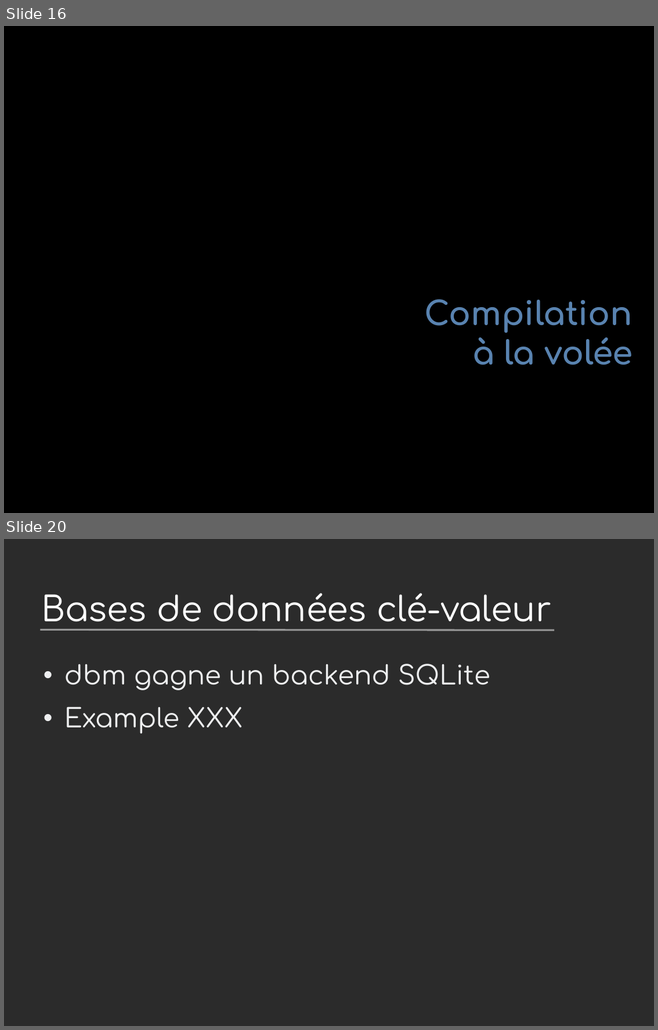
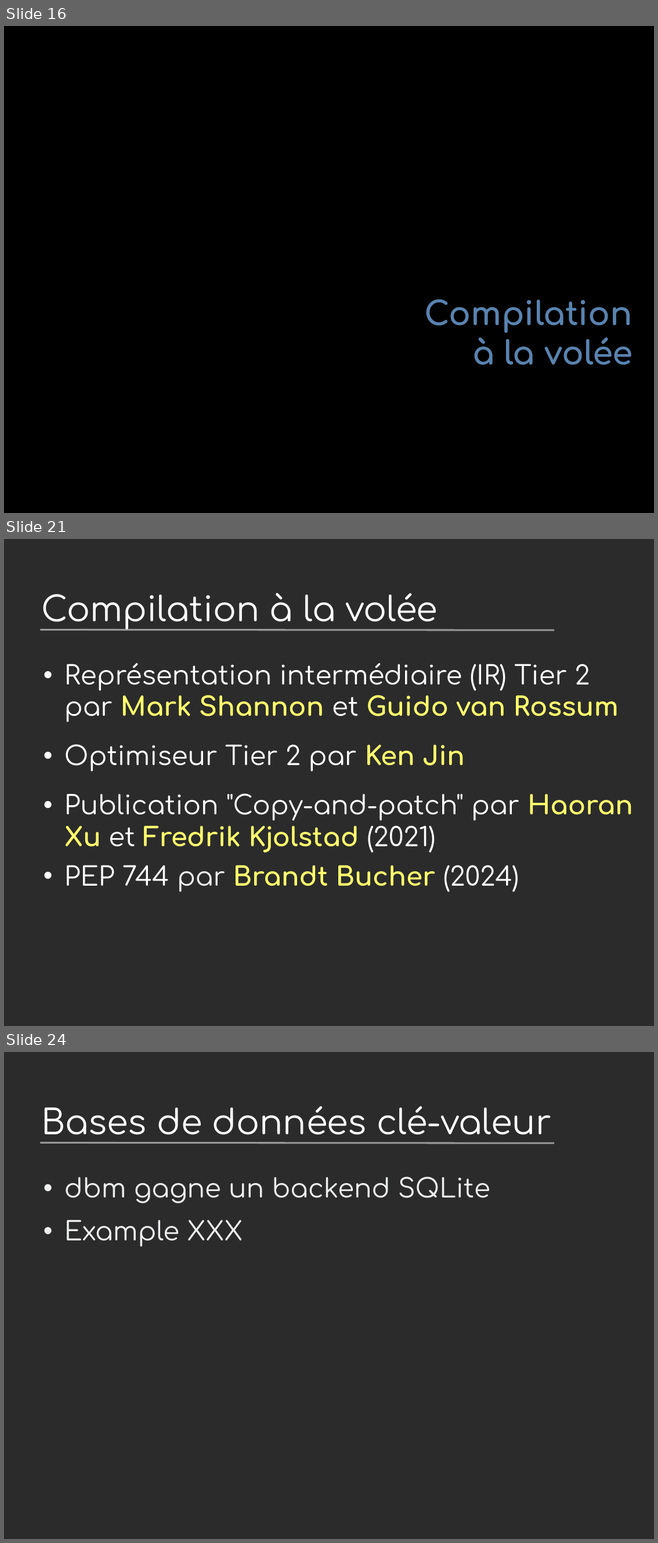
Before and after one commit to vstinner/talks, a slide deck: 2024-PyconFR/nouveautes_python3.13.odp. Shown one above the other, each under a label of ours: slides 16 and 20 before the commit, slides 16, 21 and 24 after it; the slides between them are not shown. The pictures are 658x1030 and 658x1543 pixels, drawn with LibreOffice and Linux fonts; fonts in the diff are those of the drawing; background and template pictures are left out; a plain dark background stands for a picture behind light text. Boxes give left, top, right and bottom in pixels: in the first picture for what was removed or moved away, otherwise in the second. Text is boxed around its words. In the diff, an @@ line names an element or a change of style, - is before the commit and + after.

```diff
--- a/2024-PyconFR/nouveautes_python3.13.odp
+++ b/2024-PyconFR/nouveautes_python3.13.odp
@@ slide 21 added at [4, 539, 654, 1026], background picture (left out); not listed: 1 template element that a slide beside it also shows @@
@@ title added at [41, 593, 438, 630], 42 pt, text #FFFFFF @@
+Compilation à la volée
@@ text added at [64, 663, 633, 892], 32 pt, text #FFFFFF @@
+• Représentation intermédiaire (IR) Tier 2 par Mark Shannon et Guido van Rossum
+• Optimiseur Tier 2 par Ken Jin
+• Publication "Copy-and-patch" par Haoran Xu et Fredrik Kjolstad (2021)
+• PEP 744 par Brandt Bucher (2024)
@@ what was slide 20 is now slide 24 @@
```
Also in this commit, not shown: 9 slides changed, 5 other slides added.
